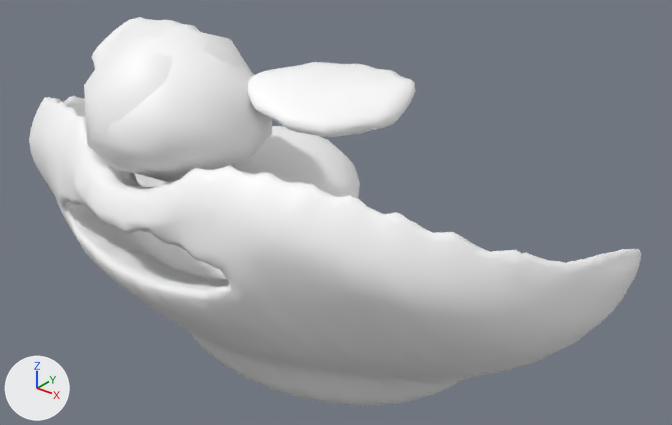
The glTF model apps/web/public/avatar-kit/beard/full-beard.glb: old version first, new version second.
One viewpoint serves both versions: a camera (50 mm lens) standing at (1.574, -2.278, 0.518) and looking at (0.144, -0.491, -0.59). The axes (+X, +Y, +Z) are drawn at lower left. The lights are the same throughout. The older version comes first. Both versions are drawn at full value of the shape key 'idNoseBig' of 'Mesh_0'; the numbers are the values there.
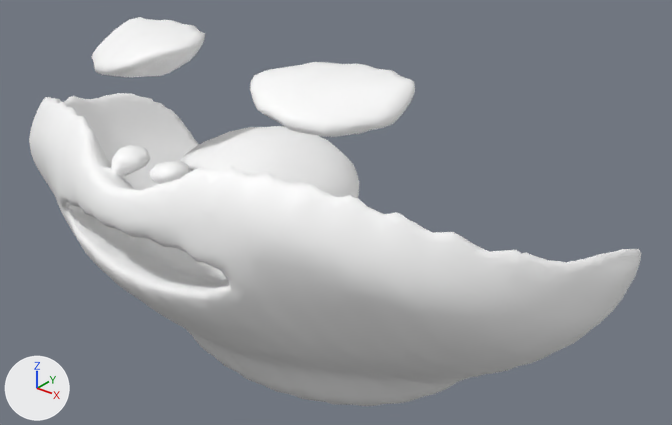
The change, as a list of edits to the scene's bpy script:
```text
Change me_mesh_0:
    used by ob_mesh_0; parent = ob_part; location = (-1.138, 0.282, -1.642); scale = (0.000139, 0.000139, 0.000139)
    remove me_mesh_0.from_pydata(...)  # 4508 vertices, 9000 faces; spans x 1605.0..14778.0, y -10110.0..-2574.0, z 3314.0..11822.0
    add me_mesh_0.from_pydata(...)  # 4508 vertices, 9000 faces; spans x 1008.0..15375.0, y -11072.0..-2808.0, z 3617.0..11919.0
    me_mesh_0 part 1: 4508 of 4508 vertices moved; they spanned x 1605.0..14778.0, y -10110.0..-2574.0, z 3314.0..11822.0 and now span x 1008.0..15375.0, y -11072.0..-2808.0, z 3617.0..11919.0; mean shift (8.0, -610.0, 644.0)
Change ob_mesh_0:
    ob_mesh_0.location: (-1.138, 0.282, -1.642) -> (-1.043, 0.282, -1.642)
    ob_mesh_0.scale: (0.000139, 0.000139, 0.000139) -> (0.000128, 0.000128, 0.000128)
```

Where the change shows, as pixel boxes [x1, y1, x2, y2] in the pictures (672 x 425 px):
'Mesh_0', reshaped, moved, rescaled: [29, 17, 641, 406] in both
